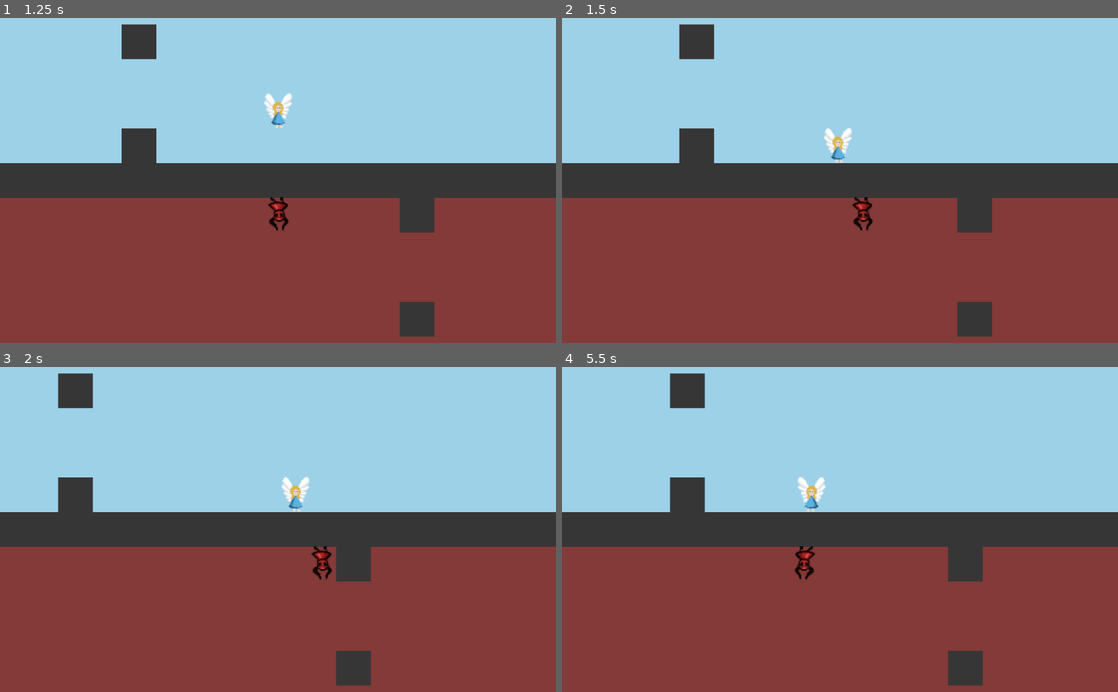
Above: before the commit, frames 1-4 (two rows, left to right).
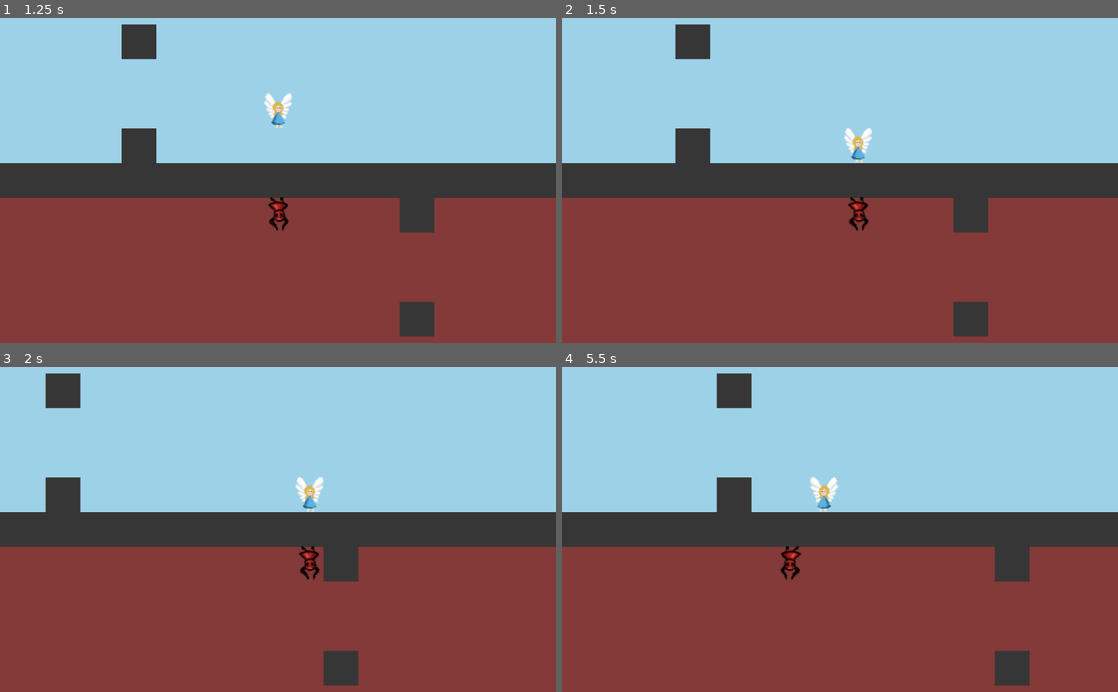
Above: after the commit, the same moments.

Repository: ang-vil/angvil
Game: Godot game, scene res://scenes/menu.tscn
The game is run twice, just before and just after one commit, with the same random seed, the same clock (stepped at 60 frames per second) and the same inputs.
Inputs:
- Up to frame 1 (1.25 s): click "run game" at 0.5 s
- Up to frame 2 (1.5 s): tap Enter at 1.25 s; hold Right (key_right) from 1.28 s (still down)
- Up to frame 3 (2 s): keep holding Right (key_right)
- Up to frame 4 (5.5 s): release Right (key_right) at 2.03 s; hold Left (key_left) 2.03-2.78 s; hold Right (key_right) 2.78-3.53 s; hold Up (key_up) 3.53-4.28 s; hold Left (key_left) from 4.28 s (still down)

Frame 1 is identical in both runs. In frame 2, 1.5% of the frame differs, in the area x 20-78%, y 1-99%; in frame 3, 2.8%; in frame 4, 6.4%, in the area x 19-85%, y 1-99%.

Commit message:
Revert "Disable mid-air direction changing"
This reverts commit f4c946cda57a7d4ae6b1c7db62504c1b7552b7c9.

Diff:
--- a/scripts/angel.gd
+++ b/scripts/angel.gd
@@ -5,26 +5,20 @@
 
 var velocity = Vector2()
 var jumping = false
-var canMoveInAir = false
 
 func get_input(delta):
 	if Input.is_action_pressed("key_right"):
-		if velocity.y == 0 or canMoveInAir:
-			canMoveInAir = false
-			get_node("Sprite").set_flip_h(false)
-			velocity.x = lerp(velocity.x, vars.WALK_SPEED, 0.3)
+		get_node("Sprite").set_flip_h(false)
+		velocity.x = lerp(velocity.x, vars.WALK_SPEED, 0.3)
 	elif Input.is_action_pressed("key_left"):
-		if velocity.y == 0 or canMoveInAir:
-			canMoveInAir = false
-			get_node("Sprite").set_flip_h(true)
-			velocity.x = lerp(velocity.x, vars.WALK_SPEED*-1, 0.3)
+		get_node("Sprite").set_flip_h(true)
+		velocity.x = lerp(velocity.x, vars.WALK_SPEED*-1, 0.3)
 	else:
 		# smoothen walk
 		velocity.x = lerp(velocity.x, 0, 0.1)
 
 	if Input.is_action_just_pressed("key_up") and velocity.y == 0:
-		jumping = true
-		canMoveInAir = true
+		jumping = true;
 		$jumpsound.play()
 
 	if jumping:
--- a/scripts/devil.gd
+++ b/scripts/devil.gd
@@ -5,26 +5,20 @@
 
 var velocity = Vector2()
 var jumping = false
-var canMoveInAir = false
 
 func get_input(delta):
 	if Input.is_action_pressed("key_right"):
-		if velocity.y == 0 or canMoveInAir:
-			canMoveInAir = false
-			get_node("Sprite").set_flip_h(false)
-			velocity.x = lerp(velocity.x, vars.WALK_SPEED, 0.3)
+		get_node("Sprite").set_flip_h(false)
+		velocity.x = lerp(velocity.x, vars.WALK_SPEED, 0.3)
 	elif Input.is_action_pressed("key_left"):
-		if velocity.y == 0 or canMoveInAir:
-			canMoveInAir = false
-			get_node("Sprite").set_flip_h(true)
-			velocity.x = lerp(velocity.x, vars.WALK_SPEED*-1, 0.3)
+		get_node("Sprite").set_flip_h(true)
+		velocity.x = lerp(velocity.x, vars.WALK_SPEED*-1, 0.3)
 	else:
 		# smoothen walk
 		velocity.x = lerp(velocity.x, 0, 0.1)
 
 	if Input.is_action_just_pressed("key_up") and velocity.y == 0:
-		jumping = true
-		canMoveInAir = true
+		jumping = true;
 
 	if jumping:
 		velocity.y = lerp(velocity.y, vars.JUMP_SPEED, 0.8)
